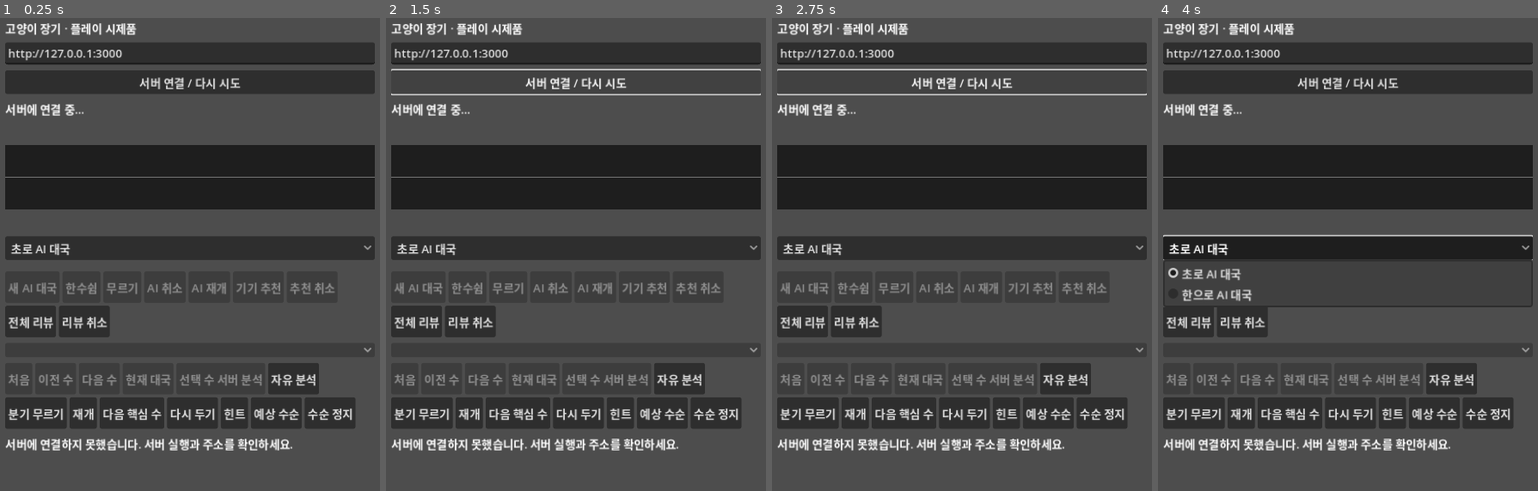
Above: before the commit, frames 1-4 (left to right).
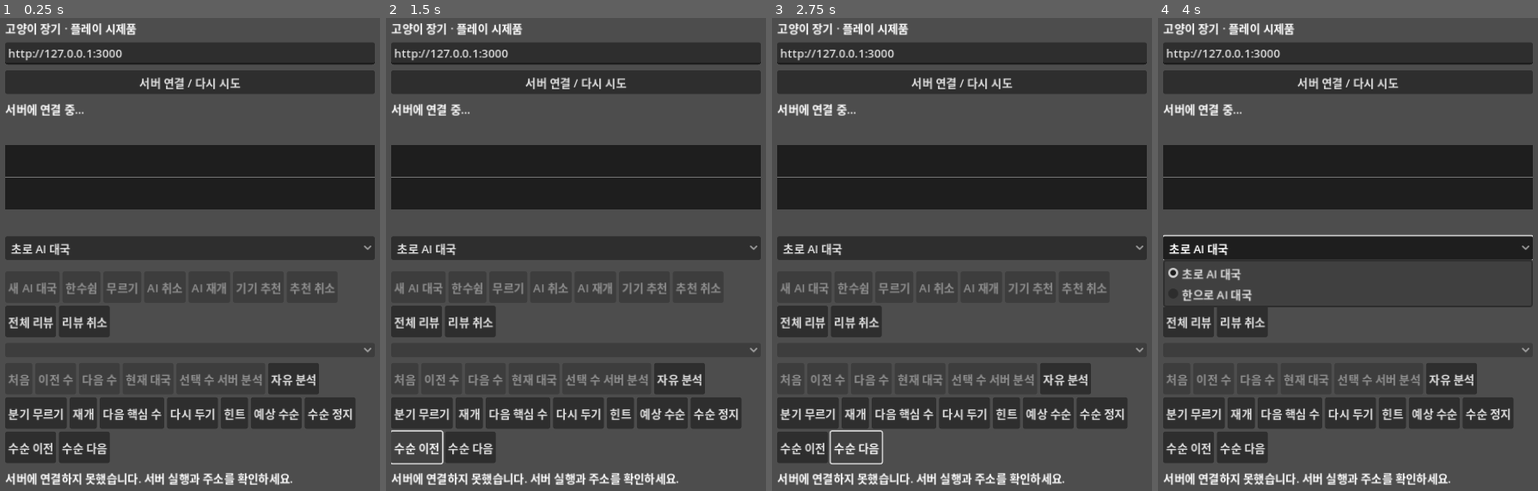
Above: after the commit, the same moments.

Repository: YU-Kangg/janggiAI
Game: Godot game, scene res://main.tscn
The game is run twice, just before and just after one commit, with the same random seed, the same clock (stepped at 60 frames per second) and the same inputs.
Inputs:
- Up to frame 1 (0.25 s): no input
- Up to frame 2 (1.5 s): click "수순 정지" at 0.5 s; click "서버 연결 / 다시 시도" (after the commit: "수순 이전") at 1.25 s
- Up to frame 3 (2.75 s): click "서버 연결 / 다시 시도" (after the commit: "수순 다음") at 2 s
- Up to frame 4 (4 s): click "서버 연결 / 다시 시도" at 2.75 s; click "초로 AI 대국" at 3.5 s

The runs differ from the first frame. In frame 1, 3.5% of the frame differs, in the area x 1-77%, y 87-99%; in frame 2, 3.8%; in frame 3, 3.8%, in the area x 1-99%, y 10-99%; in frame 4, 3.5%.

Commit message:
feat(review): 예상 수순 단계 이동 추가

Diff:
--- a/godot/main.gd
+++ b/godot/main.gd
@@ -49,6 +49,8 @@
 var retry_hint_stage := 0
 var prediction_button := Button.new()
 var prediction_stop_button := Button.new()
+var prediction_previous_button := Button.new()
+var prediction_next_button := Button.new()
 var prediction_index := -1
 var prediction_generation := 0
 var prediction_playing := false
@@ -175,6 +177,14 @@
 	prediction_stop_button.custom_minimum_size.y = 44
 	prediction_stop_button.pressed.connect(stop_prediction)
 	navigation.add_child(prediction_stop_button)
+	prediction_previous_button.text = "수순 이전"
+	prediction_previous_button.custom_minimum_size.y = 44
+	prediction_previous_button.pressed.connect(func(): step_prediction(-1))
+	navigation.add_child(prediction_previous_button)
+	prediction_next_button.text = "수순 다음"
+	prediction_next_button.custom_minimum_size.y = 44
+	prediction_next_button.pressed.connect(func(): step_prediction(1))
+	navigation.add_child(prediction_next_button)
 	message.autowrap_mode = TextServer.AUTOWRAP_WORD_SMART
 	column.add_child(message)
 	new_game_dialog.dialog_text = "공유 중인 현재 대국을 지우고 새 AI 대국을 시작할까요?"
@@ -543,6 +553,29 @@
 	prediction_playing = false
 	var total: int = review_analysis.get("prediction", {}).get("fens", []).size() - 1
 	message.text = "엔진 예상 수순 정지 · %d/%d" % [maxi(prediction_index, 0), maxi(total, 0)]
+	render_board()
+
+func step_prediction(offset: int) -> void:
+	if review.is_empty() or not variation.is_empty() or review_analysis.is_empty():
+		return
+	var fens: Array = review_analysis.get("prediction", {}).get("fens", [])
+	if fens.size() < 2:
+		return
+	if prediction_playing:
+		prediction_generation += 1
+		prediction_playing = false
+	var current := prediction_index if prediction_index >= 0 else 0
+	var next_index: int = clampi(current + offset, 0, fens.size() - 1)
+	var preview := review.duplicate(true)
+	preview["fen"] = fens[next_index]
+	preview["legalMoves"] = []
+	preview["outcome"] = {"over": false, "result": "*", "winner": null, "reason": null}
+	analysis_preview = preview
+	prediction_index = next_index
+	analysis_generation += 1
+	analysis_move = ""
+	analysis_stage = 0
+	message.text = "엔진 예상 수순 · %d/%d" % [next_index, fens.size() - 1]
 	render_board()
 
 func play_review_analysis(payload: Dictionary) -> void:
@@ -795,3 +828,6 @@
 	retry_hint_button.disabled = pending or not retry_mode or variation.is_empty() or not variation_moves.is_empty() or retry_hint_stage >= 2
 	prediction_button.disabled = pending or review.is_empty() or not variation.is_empty() or review_analysis.get("prediction", {}).get("fens", []).size() < 2
 	prediction_stop_button.disabled = not prediction_playing
+	var prediction_size: int = review_analysis.get("prediction", {}).get("fens", []).size()
+	prediction_previous_button.disabled = pending or review.is_empty() or not variation.is_empty() or prediction_size < 2 or prediction_index <= 0
+	prediction_next_button.disabled = pending or review.is_empty() or not variation.is_empty() or prediction_size < 2 or prediction_index >= prediction_size - 1
--- a/godot/smoke.gd
+++ b/godot/smoke.gd
@@ -94,6 +94,10 @@
 	var stopped_prediction_index: int = app.prediction_index
 	await create_timer(0.6).timeout
 	check(not app.prediction_playing and app.prediction_index == stopped_prediction_index and app.message.text.contains("수순 정지"), "prediction manual stop")
+	app.step_prediction(1)
+	check(app.prediction_index == 1 and app.analysis_preview.fen == app.review_analysis.prediction.fens[1], "prediction manual next")
+	app.step_prediction(-1)
+	check(app.prediction_index == 0 and app.analysis_preview.fen == app.review_analysis.prediction.fens[0], "prediction manual previous")
 	app.play_prediction()
 	await create_timer(0.65).timeout
 	check(app.prediction_index >= 1 and app.message.text.contains("예상 수순"), "prediction auto playback")
Not shown, changed: PROGRESS.md
